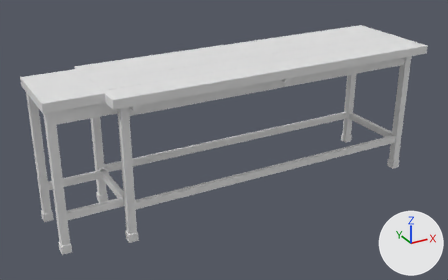
Two versions of the Blender file art/blender/radio_bench.blend, one commit apart.
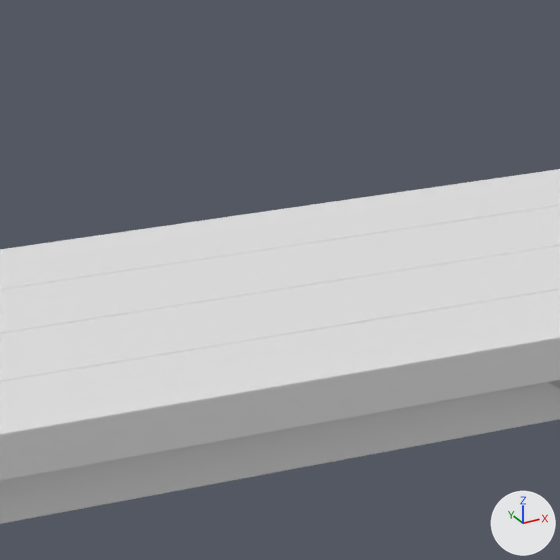
The first picture shows the older version from a 50 mm camera at (18.12, -59.7, 2.2) aimed at (20.06, -56.18, 0.44). The close-ups show the older and then the newer version on the part from 38% to 63% of the width and 1% to 41% of the height of that picture. Only the edits that show in the close-ups are written down. The lights are fixed; the arrows at lower right show +X, +Y and +Z.

The older version as bpy lines, for what is in view:
```python
me_storm_shop_radio_service_bench__bench_frame = bpy.data.meshes.new('storm_shop_radio_service_bench__bench_frame')
me_storm_shop_radio_service_bench__bench_frame.from_pydata(...)  # 2592 vertices, 5076 faces; spans x -1.55..1.14, y -0.41..0.29, z -0.04..0.92
me_storm_shop_radio_service_bench__bench_frame.materials.append(mat_bench_frame)  # its picture is missing
me_storm_shop_radio_service_bench__bench_top = bpy.data.meshes.new('storm_shop_radio_service_bench__bench_top')
me_storm_shop_radio_service_bench__bench_top.from_pydata(...)  # 480 vertices, 940 faces; spans x -1.56..1.2, y -0.43..0.31, z 0.9..0.96
me_storm_shop_radio_service_bench__bench_top.materials.append(mat_bench_top)  # its picture is missing
ob_storm_shop_radio_service_bench__bench_frame = bpy.data.objects.new('storm_shop_radio_service_bench__bench_frame', me_storm_shop_radio_service_bench__bench_frame)
ob_storm_shop_radio_service_bench__bench_frame.location = (20.35, -56.115, 0.05)
ob_storm_shop_radio_service_bench__bench_top = bpy.data.objects.new('storm_shop_radio_service_bench__bench_top', me_storm_shop_radio_service_bench__bench_top)
ob_storm_shop_radio_service_bench__bench_top.location = (20.35, -56.115, 0.05)
```
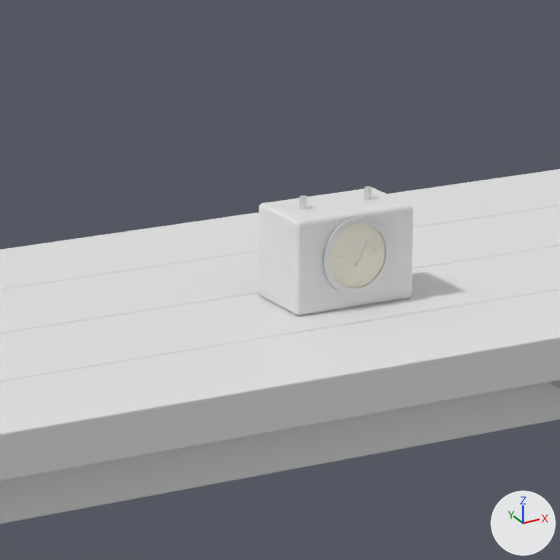
What differs and where, as boxes [x1, y1, x2, y2] in the close-ups (560 x 560 px):
```json
{"object": "storm_shop_radio_service_bench__meter_case", "change": "added", "after": [259, 188, 413, 316]}
{"object": "storm_shop_radio_service_bench__meter_face", "change": "added", "after": [329, 224, 385, 288]}
{"object": "storm_shop_radio_service_bench__meter_nickel", "change": "added", "after": [299, 186, 392, 295]}
```

Scene script edits in JSON lines:
```json
{"op": "add", "block": "mat_meter_nickel", "code": ["mat_meter_nickel = principled_material('meter_nickel')", "mat_meter_nickel.base_color = (0.8, 0.8, 0.8)  # white #e7e7e7", "mat_meter_nickel.metallic = 0.7"]}
{"op": "add", "block": "mat_meter_face", "code": ["mat_meter_face = principled_material('meter_face')", "mat_meter_face.base_color = (0.86, 0.82, 0.7)  # white #efeada"]}
{"op": "add", "block": "mat_meter_case", "code": ["mat_meter_case = principled_material('meter_case')", "mat_meter_case.base_color = (0.8, 0.8, 0.8)  # white #e7e7e7"]}
{"op": "add", "block": "me_storm_shop_radio_service_bench__meter_nickel", "code": ["me_storm_shop_radio_service_bench__meter_nickel = bpy.data.meshes.new('storm_shop_radio_service_bench__meter_nickel')", "me_storm_shop_radio_service_bench__meter_nickel.from_pydata(...)  # 400 vertices, 784 faces; spans x -0.286..0.96, y -0.329..-0.124, z 0.98..1.106", "me_storm_shop_radio_service_bench__meter_nickel.materials.append(mat_meter_nickel)  # its picture is missing"]}
{"op": "add", "block": "me_storm_shop_radio_service_bench__meter_face", "code": ["me_storm_shop_radio_service_bench__meter_face = bpy.data.meshes.new('storm_shop_radio_service_bench__meter_face')", "me_storm_shop_radio_service_bench__meter_face.from_pydata(...)  # a 64-sided cylinder along y spanning x -0.2755..-0.1845, y -0.1865..-0.184, z 0.9863..1.0773", "me_storm_shop_radio_service_bench__meter_face.materials.append(mat_meter_face)  # its picture is missing"]}
{"op": "add", "block": "me_storm_shop_radio_service_bench__meter_case", "code": ["me_storm_shop_radio_service_bench__meter_case = bpy.data.meshes.new('storm_shop_radio_service_bench__meter_case')", "me_storm_shop_radio_service_bench__meter_case.from_pydata(...)  # 338 vertices, 620 faces; spans x -0.32..1.153, y -0.328..0.125, z 0.96..1.09", "me_storm_shop_radio_service_bench__meter_case.materials.append(mat_meter_case)  # its picture is missing"]}
{"op": "add", "block": "ob_storm_shop_radio_service_bench__meter_nickel", "code": ["ob_storm_shop_radio_service_bench__meter_nickel = bpy.data.objects.new('storm_shop_radio_service_bench__meter_nickel', me_storm_shop_radio_service_bench__meter_nickel)", "ob_storm_shop_radio_service_bench__meter_nickel.location = (20.35, -56.115, 0.05)"]}
{"op": "add", "block": "ob_storm_shop_radio_service_bench__meter_face", "code": ["ob_storm_shop_radio_service_bench__meter_face = bpy.data.objects.new('storm_shop_radio_service_bench__meter_face', me_storm_shop_radio_service_bench__meter_face)", "ob_storm_shop_radio_service_bench__meter_face.location = (20.35, -56.115, 0.05)"]}
{"op": "add", "block": "ob_storm_shop_radio_service_bench__meter_case", "code": ["ob_storm_shop_radio_service_bench__meter_case = bpy.data.objects.new('storm_shop_radio_service_bench__meter_case', me_storm_shop_radio_service_bench__meter_case)", "ob_storm_shop_radio_service_bench__meter_case.location = (20.35, -56.115, 0.05)"]}
```
